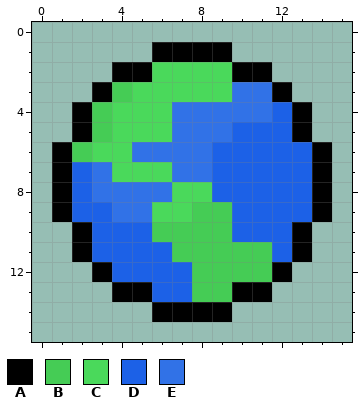
File history of a pixel-art sprite, img/favicon-96x96.png. Above, as it was before the edit.
The file is 96x96 pixels, drawn in blocks of 6x6; one block is one cell here.
Palette (. is transparent): A #000000  B #45cc55  C #4ad95b  D #1c61e7  E #3172e7
Pixels before, first column x 1:
 1 .....AAAA.....
 2 ...AACCCCAA...
 3 ..ABCCCCCEEA..
 4 .ABCCCEEEEEDA.
 5 .ABCCCEEEDDDA.
 6 ABCCEEEEDDDDDA
 7 ADECCCEEDDDDDA
 8 ADEEEECCDDDDDA
 9 ADDEECCBBDDDDA
10 .ADDDBBBBDDDA.
11 .ADDDDBBBBBDA.
12 ..ADDDDBBBBA..
13 ...AADDBBAA...
14 .....AAAA.....
Now the later version:
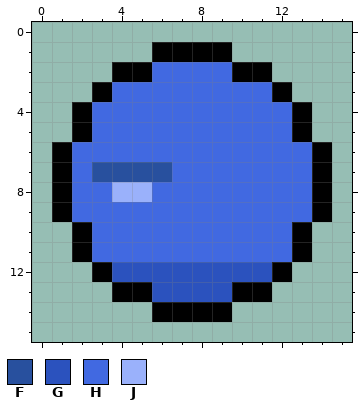
Colours new in this view: F #28509e  G #2b52be  H #4169e1  J #9ab1fb
The exact change:
Changed rows in their new state; - is an unchanged pixel.
first column x 2:
 2 ----HHHH----
 3 --HHHHHHHH--
 4 -HHHHHHHHHH-
 5 -HHHHHHHHHH-
 6 HHHHHHHHHHHH
 7 HFFFFHHHHHHH
 8 HHJJHHHHHHHH
 9 HHHHHHHHHHHH
10 -HHHHHHHHHH-
11 -HHHHHHHHHH-
12 --GGGGGGGG--
13 ----GGGG----
Pixel boxes of the changes (left, top, right, bottom) in both pictures:
changed: (72, 62, 312, 302)
